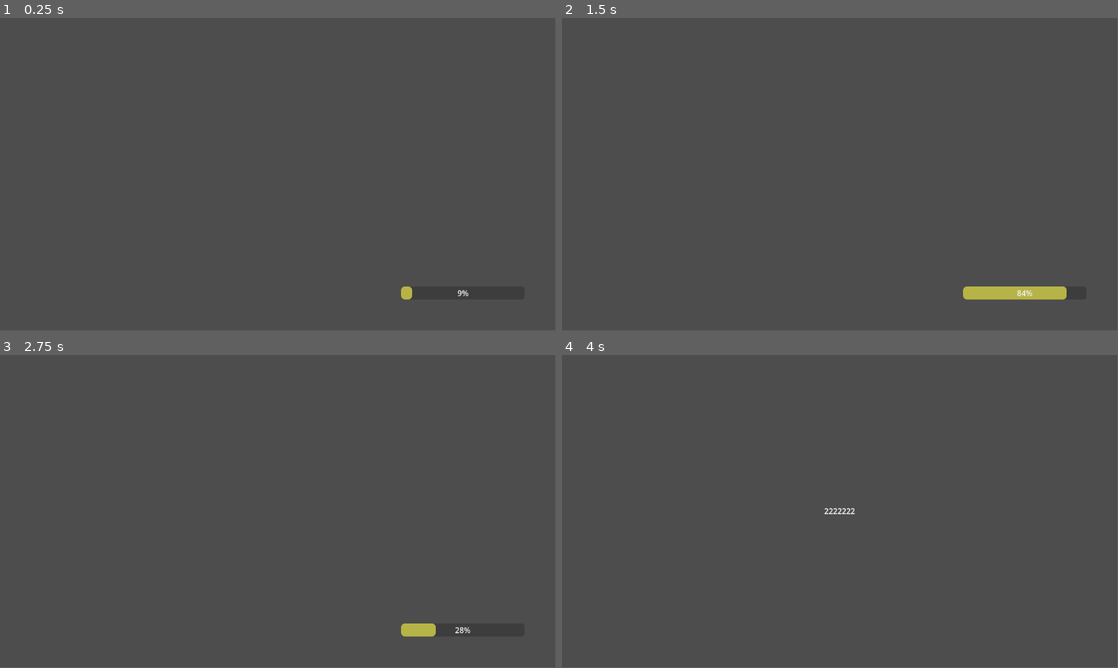
Above: before the commit, frames 1-4 (two rows, left to right).
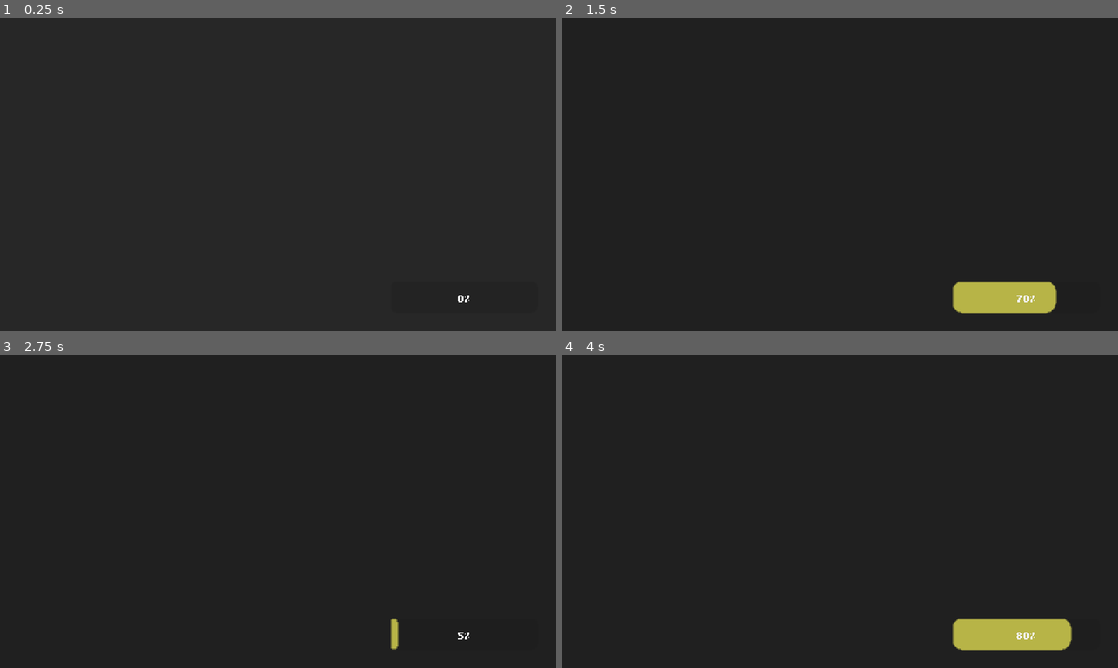
Above: after the commit, the same moments.

Repository: bsoudan/framework
Game: Godot game, scene res://Scenes/Boot.tscn
Same seed, same stepped clock (60 frames per second), same inputs: the game is played once before the commit and once after it.
Inputs (mouse positions are in pixels of both pictures, inside the frame that each line leads up to):
- Up to frame 1 (0.25 s): no input
- Up to frame 2 (1.5 s): tap Enter at 0.5 s; move the mouse to (962, 158) at 0.52 s; click (962, 158) at 0.67 s; move the mouse to (728, 190) at 1.27 s; click (728, 190) at 1.42 s
- Up to frame 3 (2.75 s): move the mouse to (278, 511) at 2.02 s; click (278, 511) at 2.17 s
- Up to frame 4 (4 s): move the mouse to (812, 574) at 2.77 s; click (812, 574) at 2.92 s; move the mouse to (1006, 558) at 3.52 s; click (1006, 558) at 3.67 s
In our replay, the window is 799x449 before the commit and 800x450 after it. These sizes can differ from the game's own. Grey fills any space a smaller window leaves; there, only what the larger window draws over its background counts as a difference.

The runs differ from the first frame. In frame 1, 100% of the frame differs, in the area x 0-100%, y 0-100%; in frame 2, 99%; in frame 3, 100%; in frame 4, 100%.

Commit message:
add fading scene transition, start of ui theme

Diff:
--- /dev/null
+++ b/DefaultTheme.tres
@@ -0,0 +1,23 @@
+[gd_resource type="Theme" load_steps=5 format=3 uid="uid://c37udpuefb3b6"]
+
+[ext_resource type="Texture2D" uid="uid://dx68ecn75ex6e" path="res://Images/UI/UI_Hologram_Button_Medium_Lock_01a1.png" id="1_dsrhk"]
+[ext_resource type="Texture2D" uid="uid://bakj8fih2g0w2" path="res://Images/UI/UI_Hologram_Button_Medium_Lock_01a4.png" id="1_hjevj"]
+
+[sub_resource type="StyleBoxTexture" id="StyleBoxTexture_8vws8"]
+texture = ExtResource("1_hjevj")
+texture_margin_left = 8.0
+texture_margin_top = 8.0
+texture_margin_right = 8.0
+texture_margin_bottom = 8.0
+
+[sub_resource type="StyleBoxTexture" id="StyleBoxTexture_ldpa0"]
+texture = ExtResource("1_dsrhk")
+texture_margin_left = 8.0
+texture_margin_top = 8.0
+texture_margin_right = 8.0
+texture_margin_bottom = 8.0
+
+[resource]
+Button/styles/focus = null
+Button/styles/hover = SubResource("StyleBoxTexture_8vws8")
+Button/styles/normal = SubResource("StyleBoxTexture_ldpa0")
--- a/SceneGraph/Director.gd
+++ b/SceneGraph/Director.gd
@@ -1,4 +1,5 @@
 extends Node
+
 
 func scene_transition(scene, result):
 	match [scene.name, result]:
@@ -20,9 +21,14 @@
 	jobs.add_job(func(): return await scene_complete_job(scene, params))
 
 func scene_complete_job(scene, result):
+	%FadeAnimation.play("ToBlack", -1, 3)
+
 	var ctx = Util.context("Director::scene_complete_job", "scene", scene.name)
 	var is_current_scene = scene == get_tree().current_scene
 	var parent = scene.get_parent()
+
+	#if is_current_scene:
+	#	get_tree().paused = true
 
 	ctx.info("result=%s%s" % [result, ", is_current_scene" if is_current_scene else ""])
 
@@ -63,6 +69,10 @@
 			%ErrorLabel.text = "Director: %s" % err
 		return
 
+	push_warning(ctx.info("waiting for animation to finish"))
+	await %FadeAnimation.animation_finished
+	push_warning(ctx.info("animation finished"))
+
 	%LoadProgress.visible = true
 	var i = 1.0
 	while i < 100.0:
@@ -73,9 +83,16 @@
 
 	new_scene = new_scene.instantiate()
 	on_new_scene(new_scene)
+
+
 	parent.add_child(new_scene)
 	if is_current_scene:
 		get_tree().current_scene = new_scene
+
+	push_warning(ctx.info("starting from black"))
+	%FadeAnimation.play("FromBlack", -1, 3.0)
+	await %FadeAnimation.animation_finished
+	push_warning(ctx.info("done"))
 
 	ctx.info("scene change complete.")
 
--- a/SceneGraph/Director.tscn
+++ b/SceneGraph/Director.tscn
@@ -1,6 +1,94 @@
-[gd_scene load_steps=4 format=3 uid="uid://q55gck3jgaiq"]
+[gd_scene load_steps=8 format=3 uid="uid://q55gck3jgaiq"]
 
 [ext_resource type="Script" path="res://SceneGraph/Director.gd" id="1_xr4th"]
+
+[sub_resource type="Animation" id="Animation_7bnxq"]
+resource_name = "FromBlack"
+tracks/0/type = "value"
+tracks/0/imported = false
+tracks/0/enabled = true
+tracks/0/path = NodePath(".:visible")
+tracks/0/interp = 1
+tracks/0/loop_wrap = true
+tracks/0/keys = {
+"times": PackedFloat32Array(0, 1),
+"transitions": PackedFloat32Array(1, 1),
+"update": 1,
+"values": [true, false]
+}
+tracks/1/type = "value"
+tracks/1/imported = false
+tracks/1/enabled = true
+tracks/1/path = NodePath(".:modulate")
+tracks/1/interp = 1
+tracks/1/loop_wrap = true
+tracks/1/keys = {
+"times": PackedFloat32Array(0, 1),
+"transitions": PackedFloat32Array(1, 1),
+"update": 0,
+"values": [Color(0.12549, 0.12549, 0.12549, 1), Color(0, 0, 0, 0)]
+}
+
+[sub_resource type="Animation" id="Animation_4tpxf"]
+length = 0.001
+tracks/0/type = "value"
+tracks/0/imported = false
+tracks/0/enabled = true
+tracks/0/path = NodePath(".:visible")
+tracks/0/interp = 1
+tracks/0/loop_wrap = true
+tracks/0/keys = {
+"times": PackedFloat32Array(0),
+"transitions": PackedFloat32Array(1),
+"update": 1,
+"values": [false]
+}
+tracks/1/type = "value"
+tracks/1/imported = false
+tracks/1/enabled = true
+tracks/1/path = NodePath(".:modulate")
+tracks/1/interp = 1
+tracks/1/loop_wrap = true
+tracks/1/keys = {
+"times": PackedFloat32Array(0),
+"transitions": PackedFloat32Array(1),
+"update": 0,
+"values": [Color(1, 1, 1, 0)]
+}
+
+[sub_resource type="Animation" id="Animation_f8lkr"]
+resource_name = "ToBlack"
+tracks/0/type = "value"
+tracks/0/imported = false
+tracks/0/enabled = true
+tracks/0/path = NodePath(".:visible")
+tracks/0/interp = 1
+tracks/0/loop_wrap = true
+tracks/0/keys = {
+"times": PackedFloat32Array(0),
+"transitions": PackedFloat32Array(1),
+"update": 1,
+"values": [true]
+}
+tracks/1/type = "value"
+tracks/1/imported = false
+tracks/1/enabled = true
+tracks/1/path = NodePath(".:modulate")
+tracks/1/interp = 1
+tracks/1/loop_wrap = true
+tracks/1/keys = {
+"times": PackedFloat32Array(0, 1),
+"transitions": PackedFloat32Array(1, 1),
+"update": 0,
+"values": [Color(0, 0, 0, 0), Color(0.12549, 0.12549, 0.12549, 1)]
+}
+
+[sub_resource type="AnimationLibrary" id="AnimationLibrary_mv6a7"]
+_data = {
+"FromBlack": SubResource("Animation_7bnxq"),
+"RESET": SubResource("Animation_4tpxf"),
+"ToBlack": SubResource("Animation_f8lkr")
+}
 
 [sub_resource type="StyleBoxFlat" id="StyleBoxFlat_wqeps"]
 bg_color = Color(0.835294, 0, 0, 1)
@@ -20,16 +108,21 @@
 corner_radius_bottom_left = 8
 
 [node name="Director" type="Control"]
+z_index = 2048
 layout_mode = 3
 anchors_preset = 15
 anchor_right = 1.0
 anchor_bottom = 1.0
 grow_horizontal = 2
 grow_vertical = 2
+size_flags_horizontal = 3
+size_flags_vertical = 3
 mouse_filter = 2
 script = ExtResource("1_xr4th")
 
-[node name="Status" type="MarginContainer" parent="."]
+[node name="Fader" type="ColorRect" parent="."]
+visible = false
+modulate = Color(1, 1, 1, 0)
 layout_mode = 1
 anchors_preset = 15
 anchor_right = 1.0
@@ -37,10 +130,27 @@
 grow_horizontal = 2
 grow_vertical = 2
 mouse_filter = 2
-theme_override_constants/margin_left = 64
-theme_override_constants/margin_top = 64
-theme_override_constants/margin_right = 64
-theme_override_constants/margin_bottom = 64
+
+[node name="FadeAnimation" type="AnimationPlayer" parent="Fader"]
+unique_name_in_owner = true
+libraries = {
+"": SubResource("AnimationLibrary_mv6a7")
+}
+autoplay = "RESET"
+
+[node name="Status" type="MarginContainer" parent="."]
+z_index = 2048
+layout_mode = 1
+anchors_preset = 15
+anchor_right = 1.0
+anchor_bottom = 1.0
+grow_horizontal = 2
+grow_vertical = 2
+mouse_filter = 2
+theme_override_constants/margin_left = 16
+theme_override_constants/margin_top = 16
+theme_override_constants/margin_right = 16
+theme_override_constants/margin_bottom = 16
 
 [node name="ErrorLabel" type="Label" parent="Status"]
 unique_name_in_owner = true
@@ -73,7 +183,7 @@
 anchor_top = 1.0
 anchor_right = 1.0
 anchor_bottom = 1.0
-offset_left = -256.0
+offset_left = -127.0
 offset_top = -27.0
 grow_horizontal = 0
 grow_vertical = 0
@@ -82,13 +192,3 @@
 mouse_filter = 2
 theme_override_styles/fill = SubResource("StyleBoxFlat_703fh")
 rounded = true
-
-[node name="Fader" type="ColorRect" parent="."]
-visible = false
-layout_mode = 1
-anchors_preset = 15
-anchor_right = 1.0
-anchor_bottom = 1.0
-grow_horizontal = 2
-grow_vertical = 2
-mouse_filter = 2
--- a/Scenes/MainMenu.tscn
+++ b/Scenes/MainMenu.tscn
@@ -9,8 +9,8 @@
 anchor_bottom = 1.0
 grow_horizontal = 2
 grow_vertical = 2
-size_flags_horizontal = 6
-size_flags_vertical = 6
+size_flags_horizontal = 3
+size_flags_vertical = 3
 script = ExtResource("1_106rd")
 
 [node name="MarginContainer" type="MarginContainer" parent="."]
--- a/project.godot
+++ b/project.godot
@@ -23,6 +23,21 @@
 Util="*res://Util/Util.gd"
 Director="*res://SceneGraph/Director.tscn"
 
+[display]
+
+window/size/viewport_width=960
+window/size/viewport_height=540
+window/size/mode=3
+window/stretch/mode="viewport"
+window/stretch/aspect="expand"
+window/stretch/scale=2.0
+window/stretch/scale_mode="integer"
+
+[gui]
+
+theme/custom="res://DefaultTheme.tres"
+theme/custom_font="res://HopeGold.ttf"
+
 [input]
 
 jump={
@@ -30,3 +45,8 @@
 "events": [Object(InputEventKey,"resource_local_to_scene":false,"resource_name":"","device":0,"window_id":0,"alt_presse …(189 unchanged characters)…
 ]
 }
+
+[rendering]
+
+2d/snap/snap_2d_transforms_to_pixel=true
+2d/snap/snap_2d_vertices_to_pixel=true
Binary file added: HopeGold.ttf
Not shown, added: HopeGold.ttf.import
Binary file added: Images/UI/HopeGold.ttf
Not shown, added: Images/UI/HopeGold.ttf.import
Binary file added: Images/UI/UI_Hologram_Arrow_Large_01a.png
Not shown, added: Images/UI/UI_Hologram_Arrow_Large_01a.png.import
Binary file added: Images/UI/UI_Hologram_Arrow_Medium_01a.png
Not shown, added: Images/UI/UI_Hologram_Arrow_Medium_01a.png.import
Binary file added: Images/UI/UI_Hologram_Arrow_Small_01a.png
Not shown, added: Images/UI/UI_Hologram_Arrow_Small_01a.png.import
Binary file added: Images/UI/UI_Hologram_Banner_01a.png
Not shown, added: Images/UI/UI_Hologram_Banner_01a.png.import
(and 266 more such lines)
